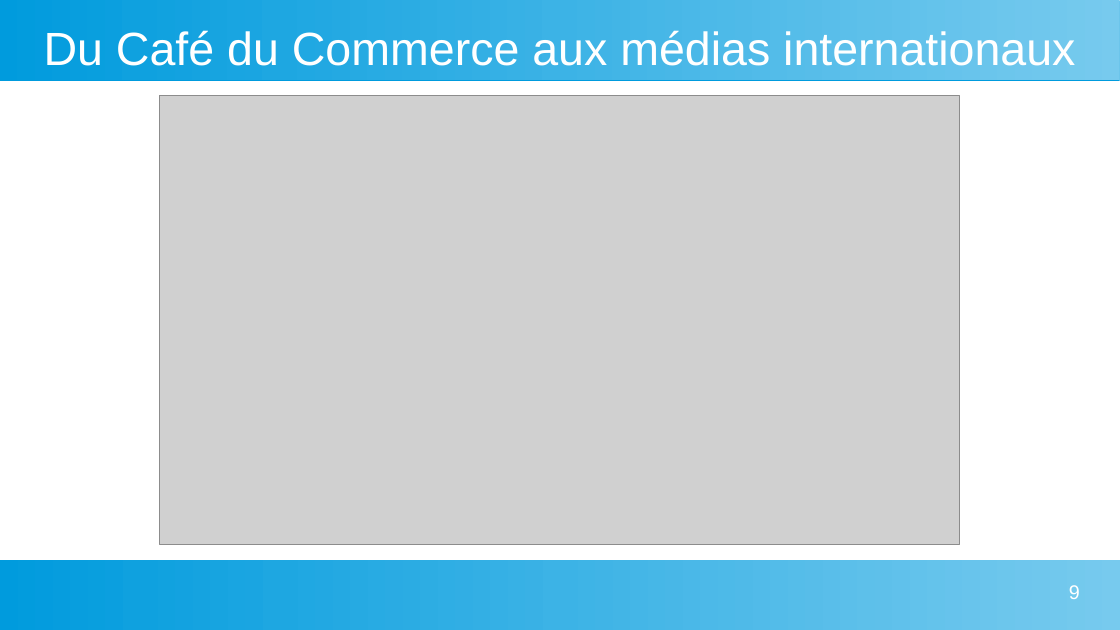
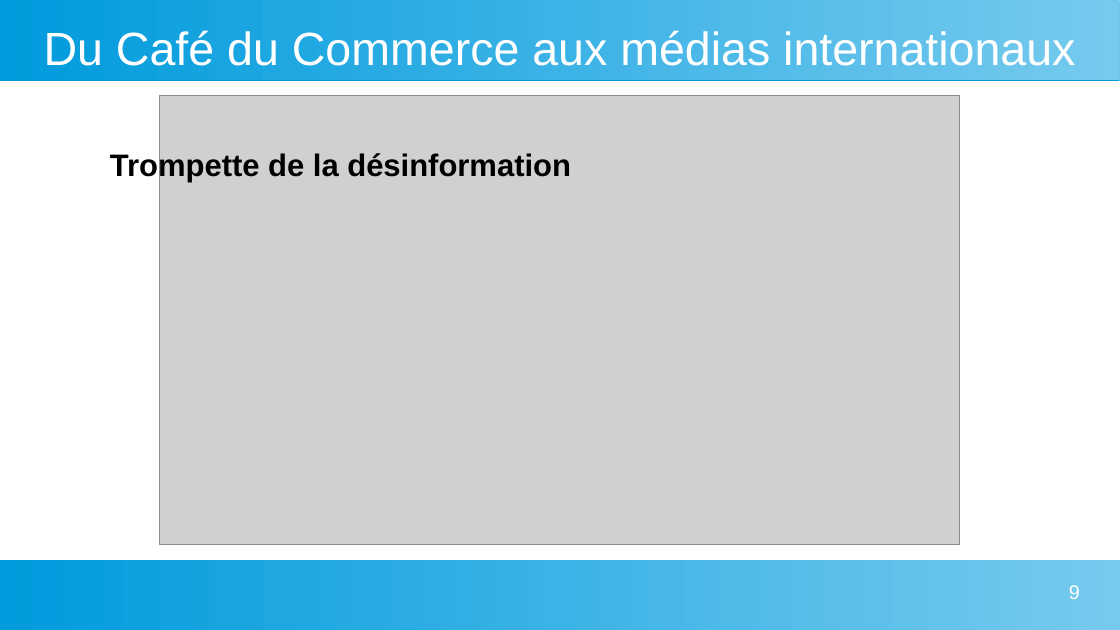
Before and after one commit to vkeller/modulo-gybe, a slide deck: slide 9 of 1C/web/FiabilitéInformation.odp. Drawn at 1120x630 pixels with LibreOffice and Linux fonts; fonts in the diff are those of the drawing; grey boxes stand for pictures. Boxes give left, top, right and bottom in pixels: in the first picture for what was removed or moved away, otherwise in the second. Text is boxed around its words. In the diff, an @@ line names an element or a change of style, - is before the commit and + after.

```diff
--- a/1C/web/FiabilitéInformation.odp
+++ b/1C/web/FiabilitéInformation.odp
@@ text added at [110,151,571,182], 22 pt, text #000000, bold @@
+Trompette de la désinformation
```
Also in this commit, not shown: 2 other slides changed, 13 other files.
